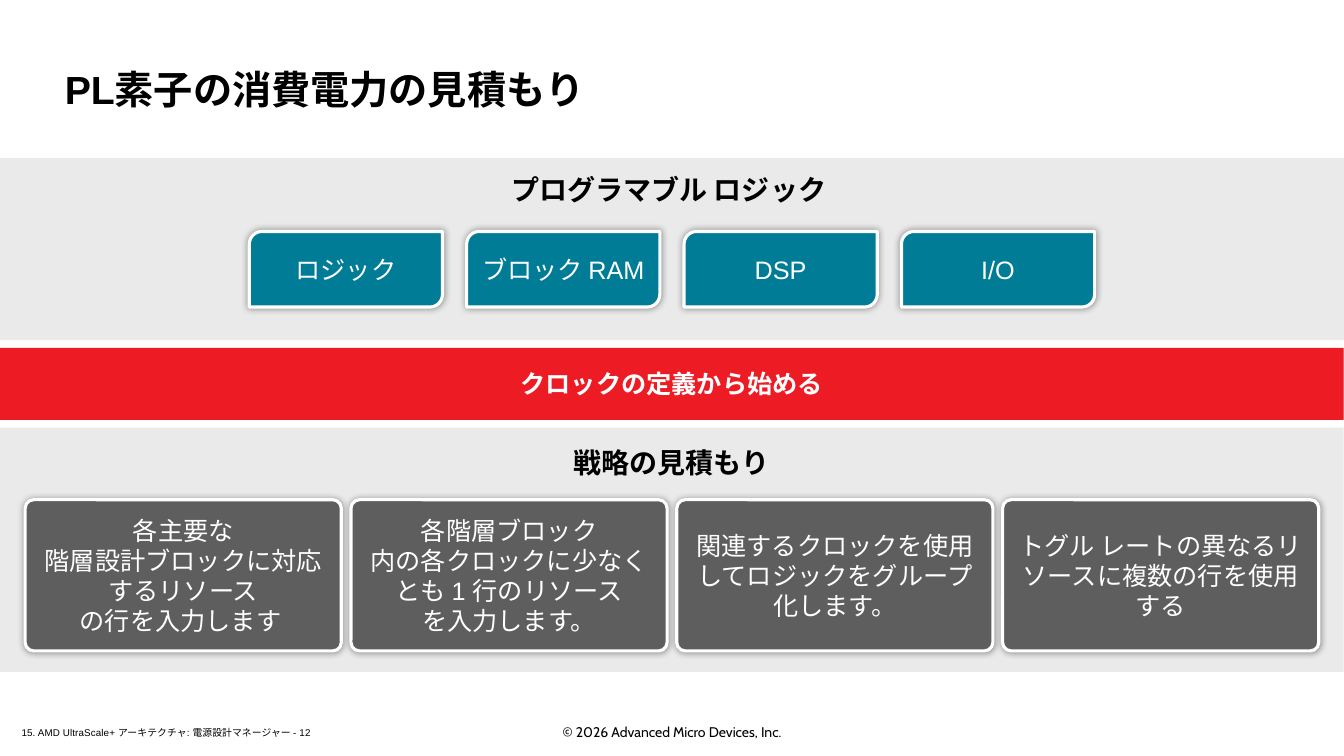
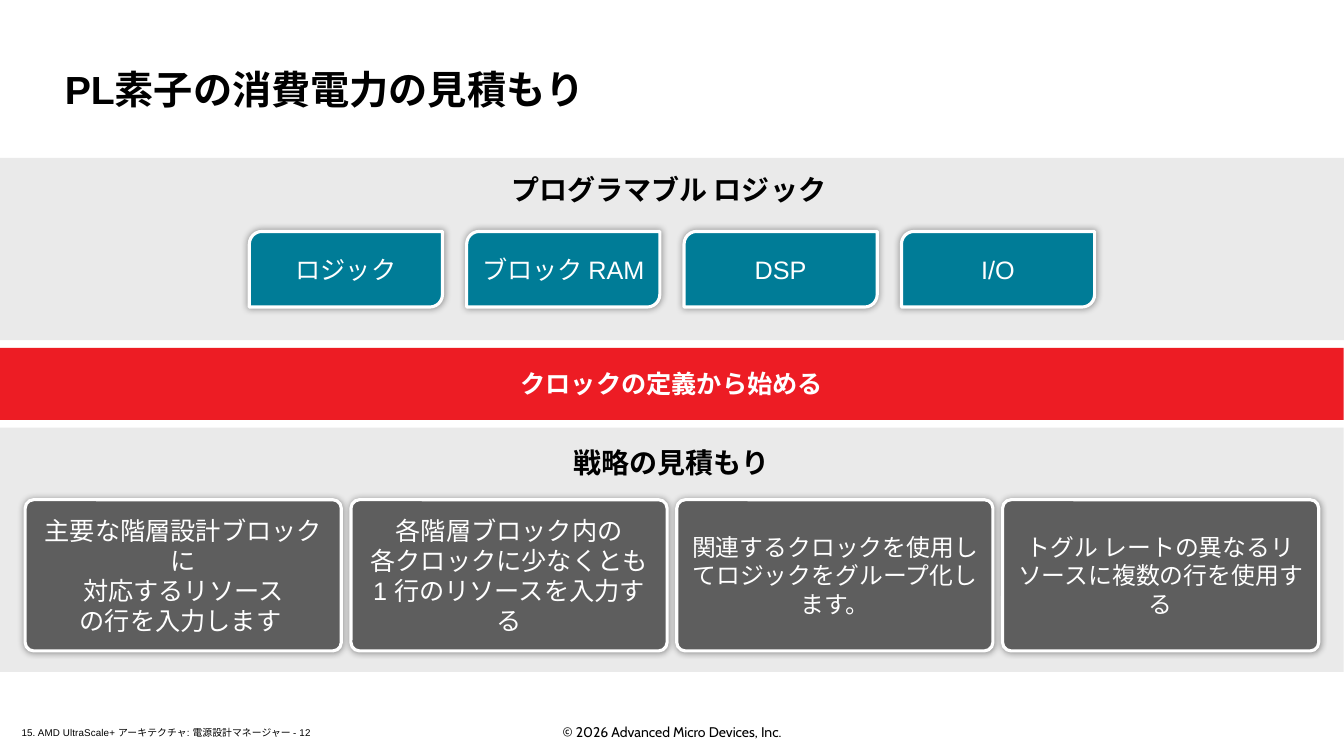
Before and after one commit to hdlabjk/spusp, a slide deck: slide 12 of doc/slides_docx/15. AMD UltraScale+ Architecture Power Design Manager_ILT_translated_ja.pptx. Drawn at 1344x756 pixels with LibreOffice and Linux fonts; fonts in the diff are those of the drawing; background and template pictures are left out. Boxes give left, top, right and bottom in pixels: in the first picture for what was removed or moved away, otherwise in the second. Text is boxed around its words. In the diff, an @@ line names an element or a change of style, - is before the commit and + after.

```diff
--- a/doc/slides_docx/15. AMD UltraScale+ Architecture Power Design Manager_ILT_translated_ja.pptx
+++ b/doc/slides_docx/15. AMD UltraScale+ Architecture Power Design Manager_ILT_translated_ja.pptx
@@ rounded rectangle "関連するクロックを使用してロジックをグループ化します。" at [677, 500, 993, 651]: size 18 to 17 pt @@
@@ rounded rectangle "トグル レートの異なるリソースに複数の行を使用する" at [1003, 500, 1320, 651]: size 18 to 17 pt @@
@@ text in rounded rectangle at [45, 518, 322, 632]: text changed @@
-各主要な
-階層設計ブロックに対応するリソース
-の行を入力します
+主要な階層設計ブロックに
+対応するリソース
+の行を入力します
@@ text in rounded rectangle at [370, 518, 647, 631]: text changed @@
-各階層ブロック
-内の各クロックに少なくとも 1 行のリソース
-を入力します。
+各階層ブロック内の
+各クロックに少なくとも 1 行のリソースを入力する
```
Also in this commit, not shown: 18 other slides changed, 10 other files.
